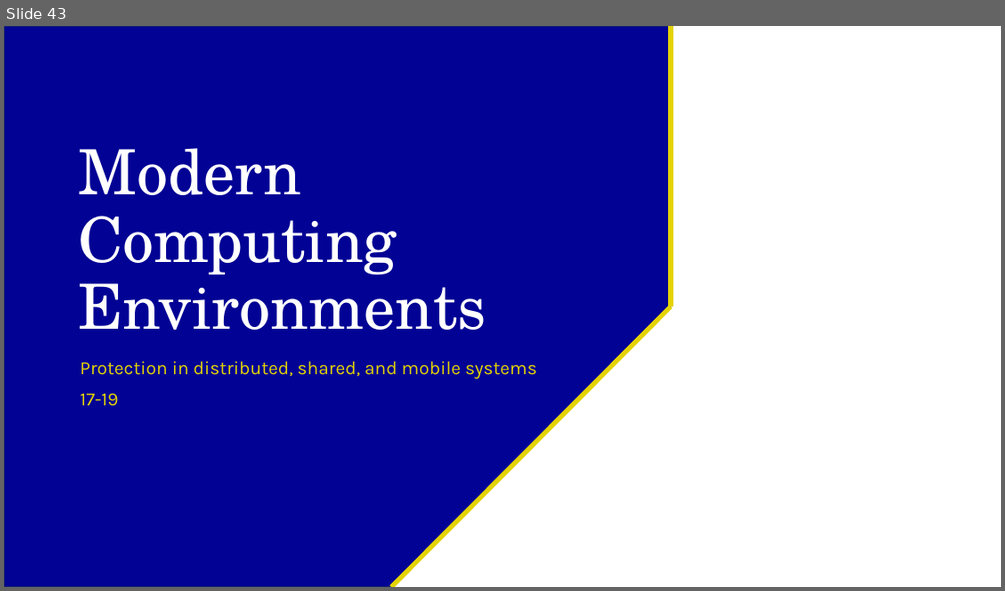
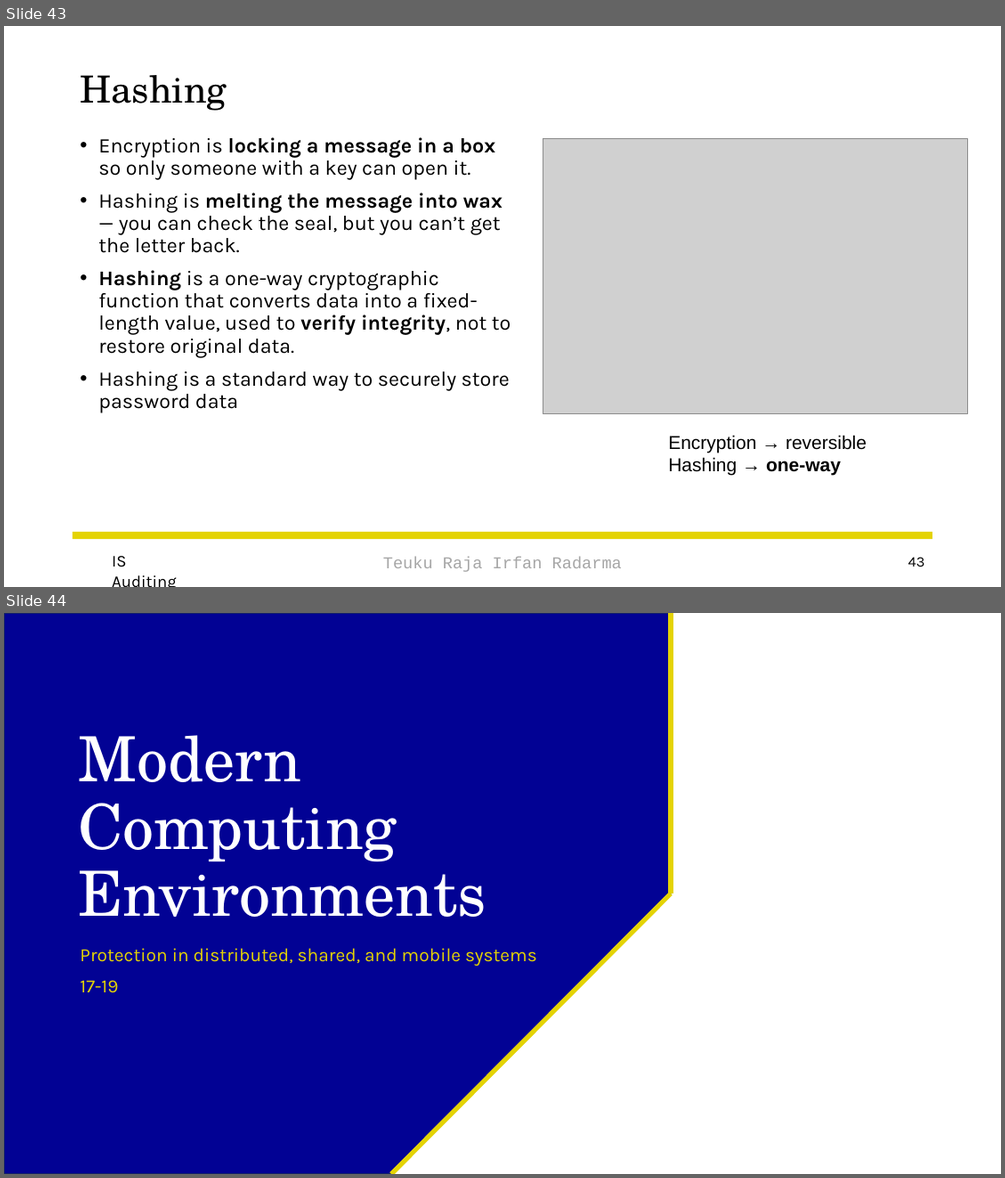
Before and after one commit to irfanradarma/Audit-SI, a slide deck: Slides/06 - Information Asset Security and Control.pptx. Shown one above the other, each under a label of ours: slide 43 before the commit, slides 43 and 44 after it. The pictures are 1005x591 and 1005x1178 pixels, drawn with LibreOffice and Linux fonts; fonts in the diff are those of the drawing; grey boxes stand for pictures; background and template pictures are left out. Boxes give left, top, right and bottom in pixels: in the first picture for what was removed or moved away, otherwise in the second. Text is boxed around its words. In the diff, an @@ line names an element or a change of style, - is before the commit and + after.

Commit message:
hash

```diff
--- a/Slides/06 - Information Asset Security and Control.pptx
+++ b/Slides/06 - Information Asset Security and Control.pptx
@@ slide 43 added at box(4, 26, 1001, 587), background picture (left out) @@
@@ title added at box(80, 75, 226, 111), 36 pt, text #000000 @@
+Hashing
@@ text added at box(98, 137, 511, 412), 20 pt, text #000000 @@
+• Encryption is locking a message in a box so only someone with a key can open it.
+• Hashing is melting the message into wax — you can check the seal, but you can’t get the letter back.
+• Hashing is a one-way cryptographic function that converts data into a fixed-length value, used to verify integrity, not to restore original data.
+• Hashing is a standard way to securely store password data
@@ picture added at box(543, 138, 967, 413) @@
@@ text added at box(668, 435, 866, 475), 18 pt, text #000000 @@
+Encryption → reversible
+Hashing → one-way
@@ rectangle added at box(73, 532, 933, 539), fill #E4D304 @@
@@ text added at box(112, 556, 126, 567), 16 pt, text #000000 @@
+IS Auditing
@@ text added at box(383, 556, 622, 572), 16 pt, text #A6A6A6 @@
+Teuku Raja Irfan Radarma
@@ page number added at box(908, 556, 925, 566), 14 pt, text #000000 @@
+43
@@ what was slide 43 is now slide 44 @@
```
